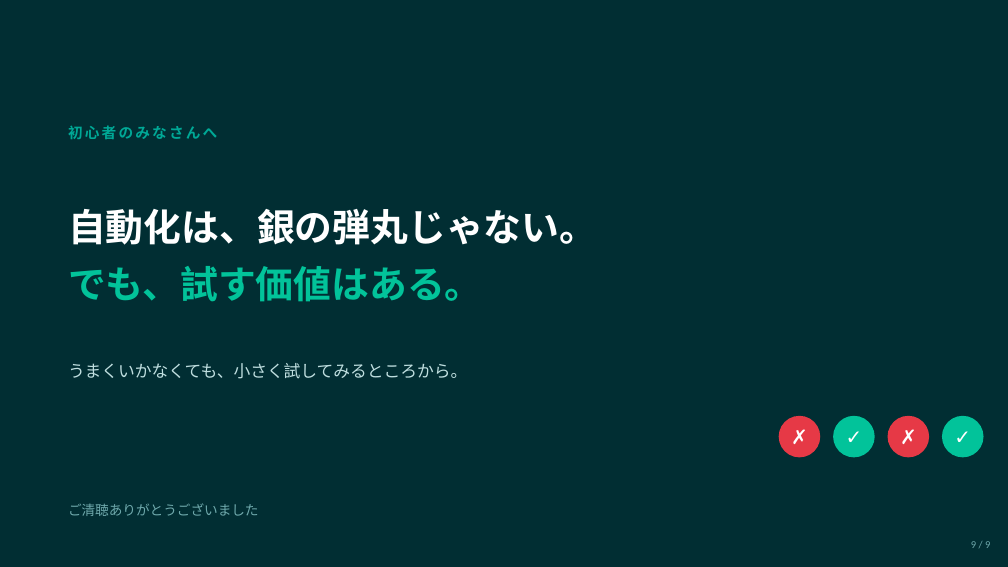
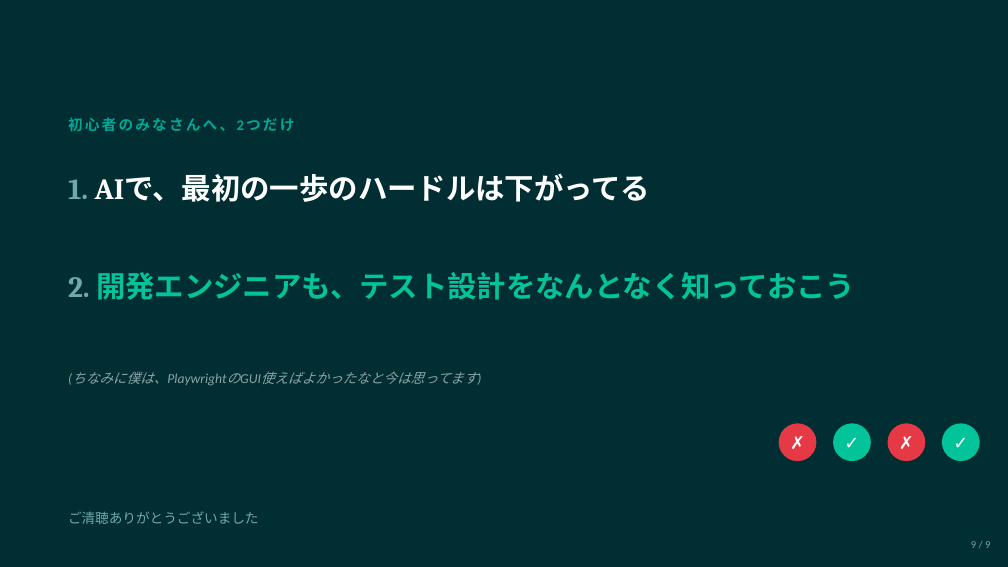
Before and after one commit to chiki-chiki/life, a slide deck: slide 9 of materials/初心者向けLT-E2Eテスト自動化/slides.pptx. Drawn at 1008x567 pixels with LibreOffice and Linux fonts; fonts in the diff are those of the drawing. Boxes give left, top, right and bottom in pixels: in the first picture for what was removed or moved away, otherwise in the second. Text is boxed around its words. In the diff, an @@ line names an element or a change of style, - is before the commit and + after.

```diff
--- a/materials/初心者向けLT-E2Eテスト自動化/slides.pptx
+++ b/materials/初心者向けLT-E2Eテスト自動化/slides.pptx
@@ text at (x1=68, y1=117, x2=234, y2=131): text changed @@
-初心者のみなさんへ
+初心者のみなさんへ、2つだけ
@@ text added at (x1=68, y1=173, x2=651, y2=202), 28 pt, text #FFFFFF, bold @@
+1. AIで、最初の一歩のハードルは下がってる
@@ text removed at (x1=68, y1=209, x2=597, y2=302) @@
-自動化は、銀の弾丸じゃない。
-でも、試す価値はある。
@@ text added at (x1=68, y1=272, x2=855, y2=300), 28 pt, text #02C39A, bold @@
+2. 開発エンジニアも、テスト設計をなんとなく知っておこう
@@ text removed at (x1=68, y1=363, x2=467, y2=379) @@
-うまくいかなくても、小さく試してみるところから。
@@ text added at (x1=72, y1=372, x2=167, y2=384), 13 pt, text #8AA3A5, italic @@
+(ちなみに僕は、PlaywrightのGUI使えばよかったなと今は思ってます)
@@ ellipse resized from (x1=833, y1=416, x2=875, y2=457) to (x1=833, y1=423, x2=871, y2=461) @@
@@ text "✓" moved from (x1=833, y1=416, x2=875, y2=457) to (x1=833, y1=423, x2=871, y2=461) @@
@@ 3 texts, 2 ellipses moved together from (x1=68, y1=416, x2=929, y2=516) to (x1=68, y1=423, x2=926, y2=524) @@
@@ size 19 to 17 pt in 4 elements at (x1=779, y1=423, x2=817, y2=461), (x1=833, y1=423, x2=871, y2=461), (x1=888, y1=423, x2=926, y2=461), (x1=942, y1=423, x2=980, y2=461) @@
@@ ellipse resized from (x1=942, y1=416, x2=984, y2=457) to (x1=942, y1=423, x2=980, y2=461) @@
@@ text "✓" moved from (x1=942, y1=416, x2=984, y2=457) to (x1=942, y1=423, x2=980, y2=461) @@
```
